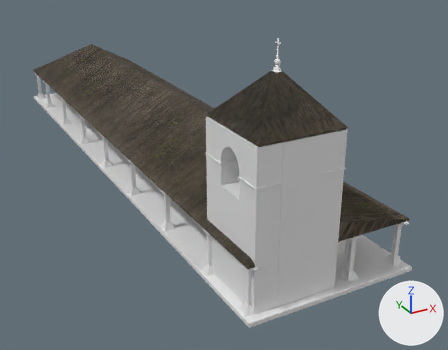
The FBX model Assets/Models/Cabildo.fbx: old version first, new version second.
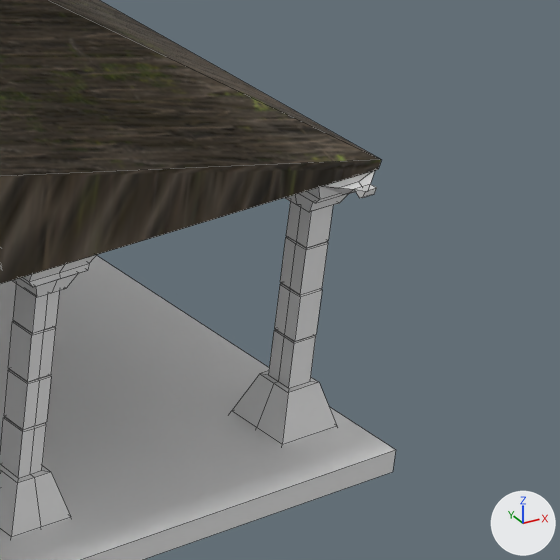
The first picture shows the older version from a 50 mm camera at (-15.5, -23.1, 15.9) aimed at (2.3, 9.2, -0.2). The close-ups show both versions on the part from 77% to 98% of the width and 55% to 82% of the height of that picture; other places that the commit changed are outside them. Every picture has the same lights, and +X, +Y and +Z are marked at lower right. The close-ups show mesh edges as thin lines. Where no turn or scale is listed for an object, it has been applied to the vertices.
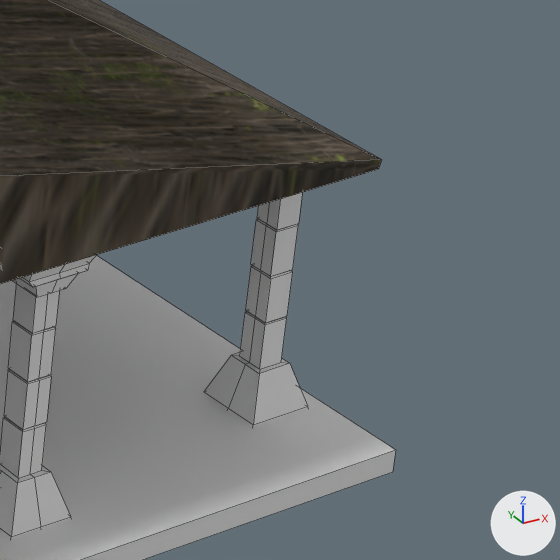
Where the newer file only moved an object's origin or applied its transform, the numbers keep the older frame.

Changed parts and their boxes [x1, y1, x2, y2] in the close-ups (560 x 560 px):
'Cube.008', moved
    before: [232, 171, 377, 445]
    after: [203, 193, 308, 426]

What changed in the scene script:
```text
Change ob_cube_008:
    ob_cube_008.location: (4.05, -4.51, 1.58) -> (4.05, -4.18, 1.58)
```
